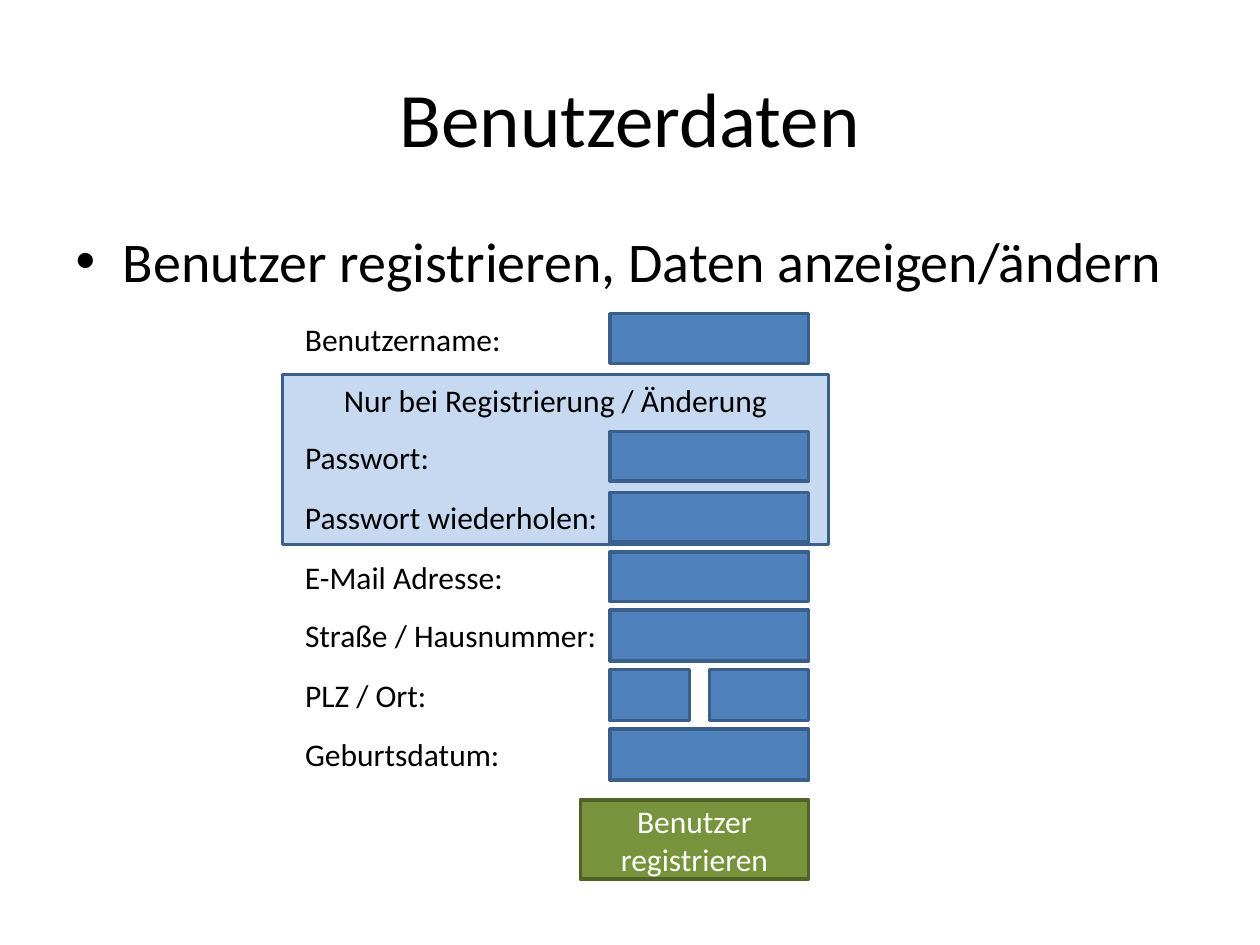
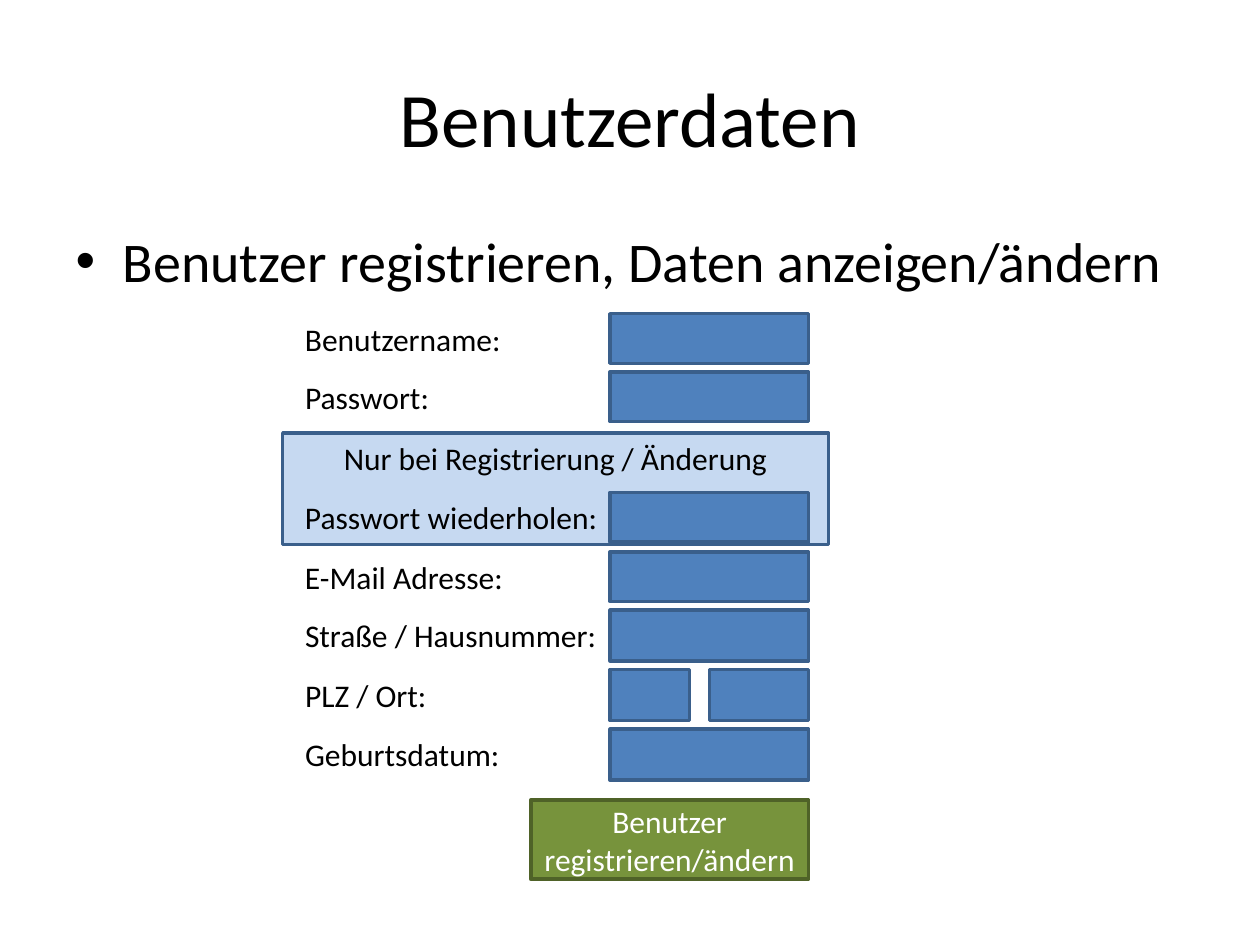
Before and after one commit to silkslostsoul/Eventalizer, a slide deck: slide 2 of Dokumente/Masken Mock-Ups.pptx. Drawn at 1260x945 pixels with LibreOffice and Linux fonts; fonts in the diff are those of the drawing. Boxes give left, top, right and bottom in pixels: in the first picture for what was removed or moved away, otherwise in the second. Text is boxed around its words. In the diff, an @@ line names an element or a change of style, - is before the commit and + after.

```diff
--- a/Dokumente/Masken Mock-Ups.pptx
+++ b/Dokumente/Masken Mock-Ups.pptx
@@ text "Passwort:": place and size @@
-text "Passwort:" at bbox=[305, 448, 429, 470]
+text "Passwort:" at bbox=[305, 388, 429, 410]
@@ rectangle: place and size @@
-rectangle at bbox=[610, 431, 808, 480]
+rectangle at bbox=[610, 372, 808, 421]
@@ rectangle "Nur bei Registrierung / Änderung": place and size @@
-rectangle "Nur bei Registrierung / Änderung" at bbox=[282, 374, 828, 544]
+rectangle "Nur bei Registrierung / Änderung" at bbox=[282, 433, 828, 546]
@@ rectangle "Benutzer registrieren/ändern": place and size @@
-rectangle "Benutzer registrieren/ändern" at bbox=[581, 800, 809, 879]
+rectangle "Benutzer registrieren/ändern" at bbox=[530, 800, 808, 879]
@@ text in rectangle at bbox=[544, 813, 794, 878]: text changed @@
-Benutzer registrieren
+Benutzer registrieren/ändern
```
Also in this commit, not shown: 1 other slide changed.
